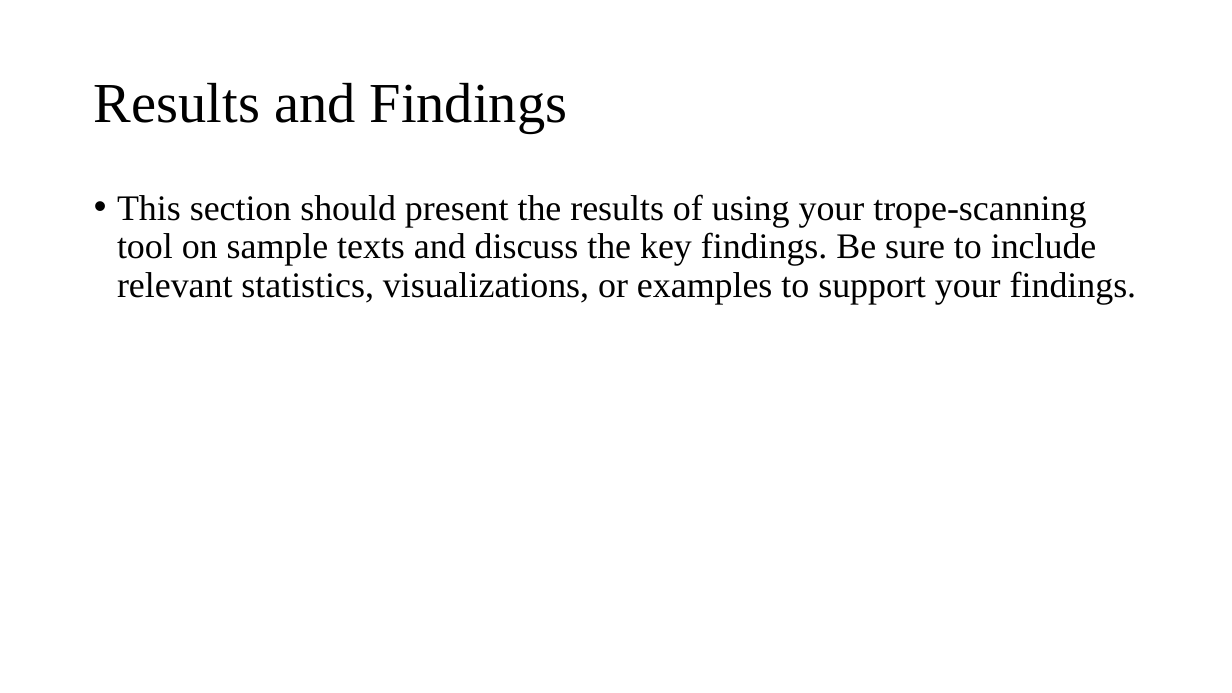
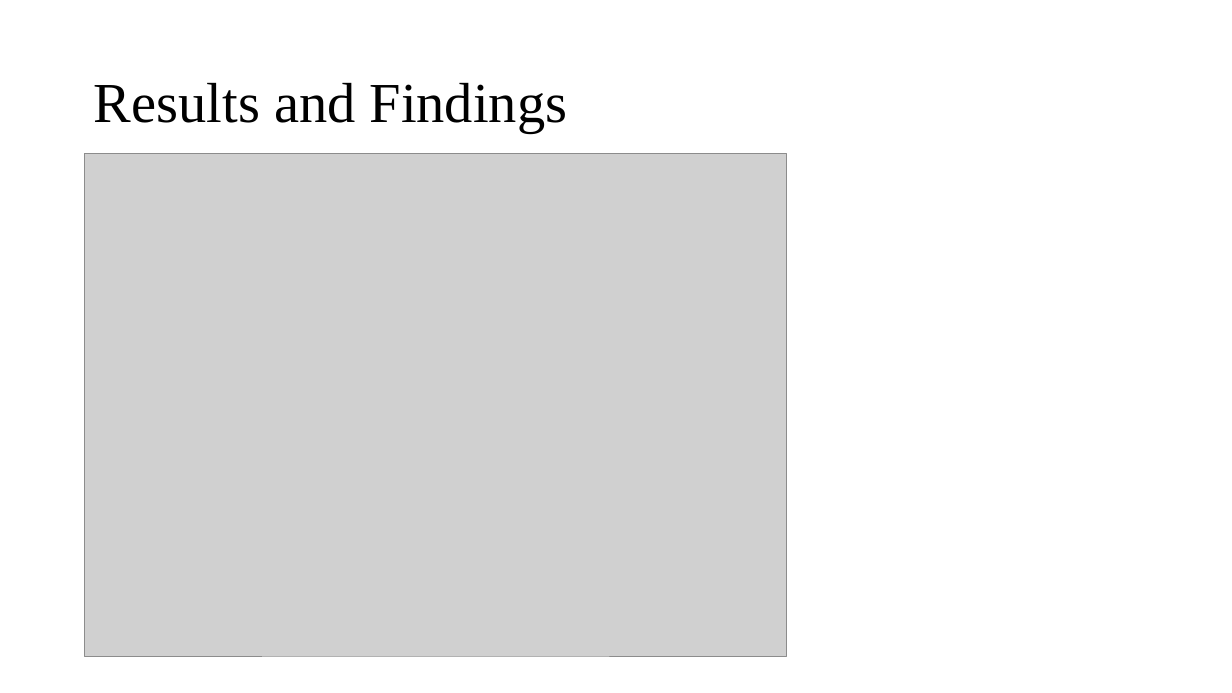
Before and after one commit to ivanchanzhengyang/Media-Trope-Scanner, a slide deck: slide 10 of Unveiling Tropes.pptx. Drawn at 1232x693 pixels with LibreOffice and Linux fonts; fonts in the diff are those of the drawing; grey boxes stand for pictures; background and template pictures are left out. Boxes give left, top, right and bottom in pixels: in the first picture for what was removed or moved away, otherwise in the second. Text is boxed around its words. In the diff, an @@ line names an element or a change of style, - is before the commit and + after.

```diff
--- a/Unveiling Tropes.pptx
+++ b/Unveiling Tropes.pptx
@@ picture added at (x1=85, y1=153, x2=787, y2=656) @@
@@ text removed at (x1=117, y1=194, x2=1137, y2=305) @@
-• This section should present the results of using your trope-scanning tool on sample texts and discuss the key findings. Be sure to include relevant statistics, visualizations, or examples to support your findings.
```
Also in this commit, not shown: 6 other slides changed, 1 slide added, 1 slide removed, 4 other files.
